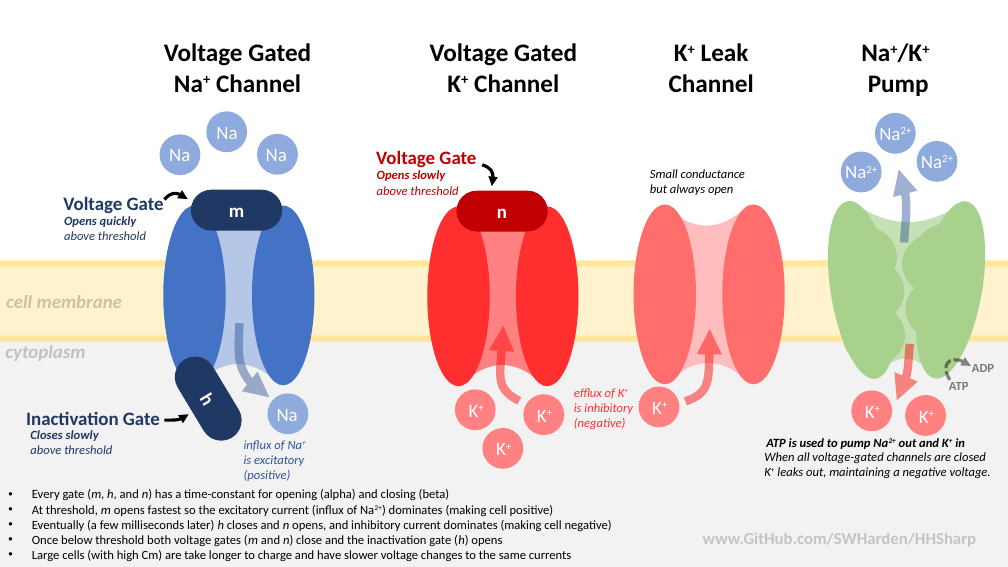
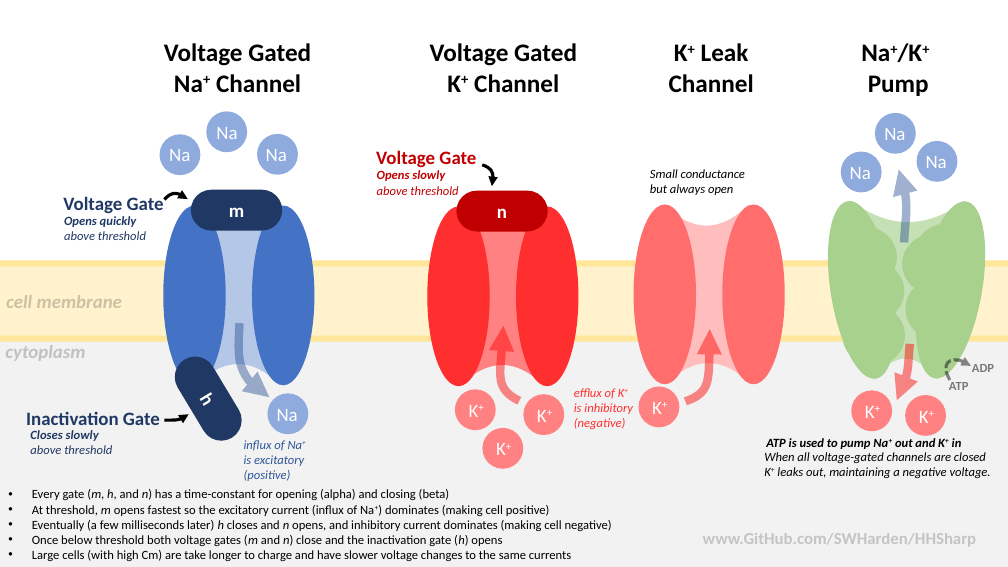
Before and after one commit to swharden/HHSharp, a slide deck: slide 1 of dev/theory.pptx. Drawn at 1008x567 pixels with LibreOffice and Linux fonts; fonts in the diff are those of the drawing. Boxes give left, top, right and bottom in pixels: in the first picture for what was removed or moved away, otherwise in the second. Text is boxed around its words. In the diff, an @@ line names an element or a change of style, - is before the commit and + after.

Commit message:
fix powerpoint typo

```diff
--- a/dev/theory.pptx
+++ b/dev/theory.pptx
@@ text at [884,128,905,140]: text changed @@
-Na2+
+Na
@@ text at [850,167,871,179]: text changed @@
-Na2+
+Na
@@ text at [926,156,947,168]: text changed @@
-Na2+
+Na
@@ text at [766,438,962,449]: text changed @@
-ATP is used to pump Na2+ out and K+ in
+ATP is used to pump Na+ out and K+ in
@@ text at [32,505,550,516]: text changed @@
-• At threshold, m opens fastest so the excitatory current (influx of Na2+) dominates (making cell positive)
+• At threshold, m opens fastest so the excitatory current (influx of Na+) dominates (making cell positive)
```
Also in this commit, not shown: 1 other file.
